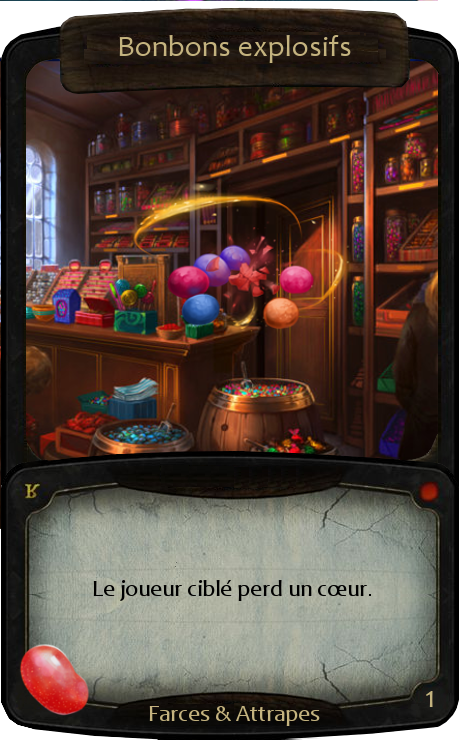
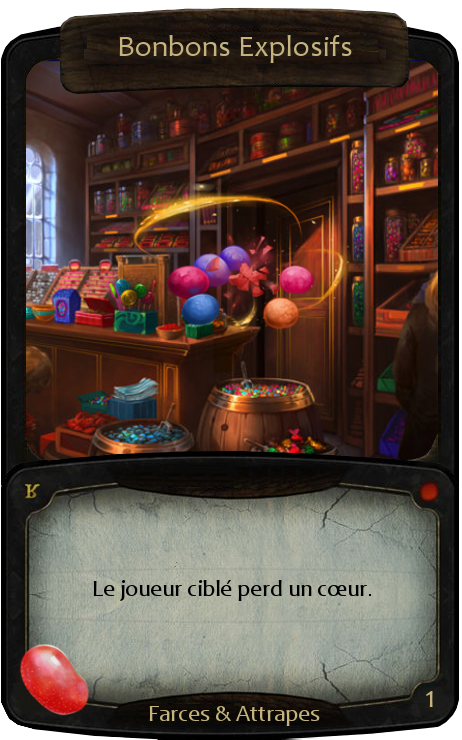
Two versions of the same layered image (462x740). Layer-by-layer changes:
painted on "Titre" over box(239, 35, 352, 63)
painted on "Background" over box(0, 0, 438, 529)
